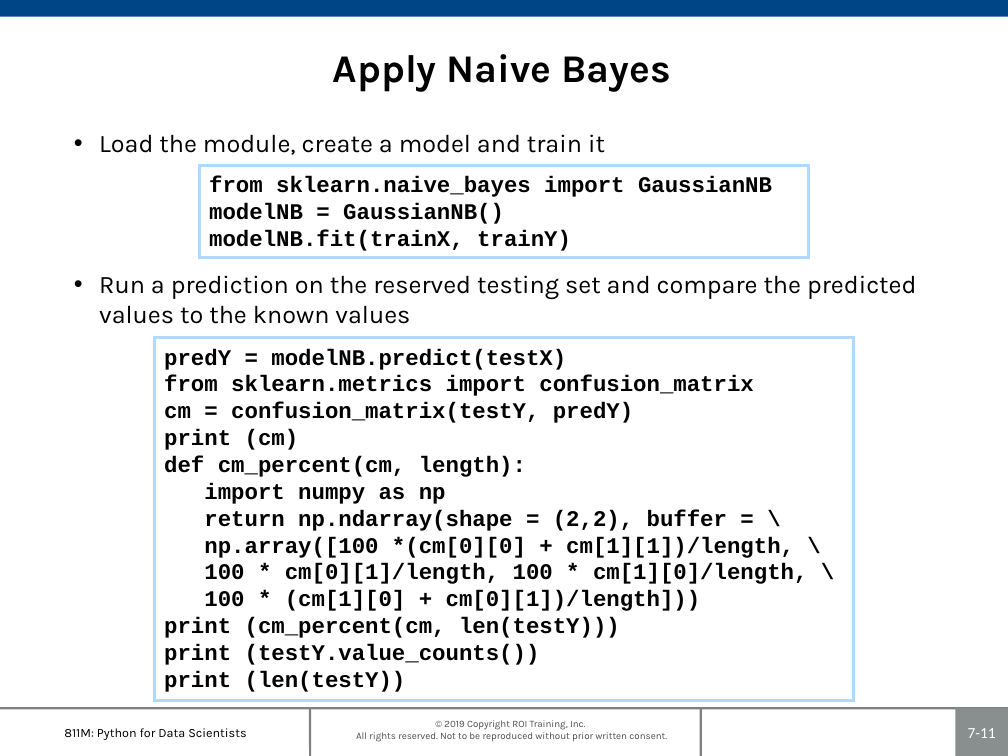
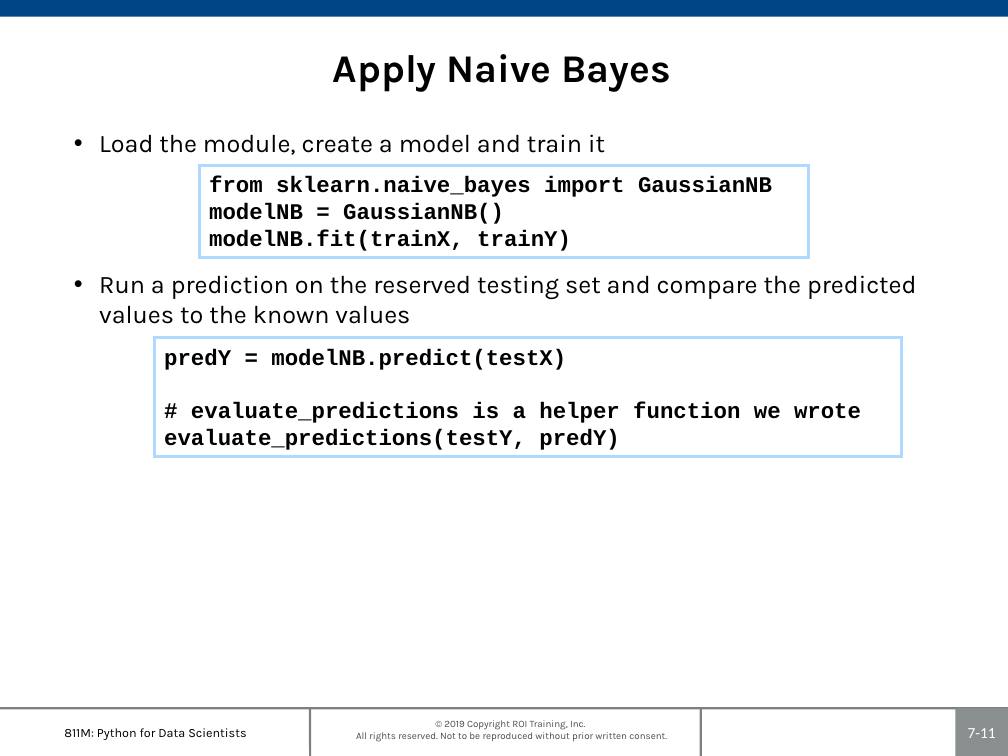
Before and after one commit to roitraining/PythonProgram, a slide deck: slide 11 of Day7-ClassificationAnalysis/Ch07-ClassificationModels.pptx. Drawn at 1008x756 pixels with LibreOffice and Linux fonts; fonts in the diff are those of the drawing; background and template pictures are left out. Boxes give left, top, right and bottom in pixels: in the first picture for what was removed or moved away, otherwise in the second. Text is boxed around its words. In the diff, an @@ line names an element or a change of style, - is before the commit and + after.

Commit message:
0.0.92

```diff
--- a/Day7-ClassificationAnalysis/Ch07-ClassificationModels.pptx
+++ b/Day7-ClassificationAnalysis/Ch07-ClassificationModels.pptx
@@ rectangle "predY = modelNB.predict(testX)": place and size @@
-rectangle "predY = modelNB.predict(testX)" at bbox=[154, 338, 854, 701]
+rectangle "predY = modelNB.predict(testX)" at bbox=[154, 338, 901, 457]
@@ text in rectangle at bbox=[164, 402, 861, 450]: text changed @@
-from sklearn.metrics import confusion_matrix
-cm = confusion_matrix(testY, predY)
-print (cm)
-def cm_percent(cm, length):
-import numpy as np
-return np.ndarray(shape = (2,2), buffer = \
-np.array([100 *(cm[0][0] + cm[1][1])/length, \
-100 * cm[0][1]/length, 100 * cm[1][0]/length, \
-100 * (cm[1][0] + cm[0][1])/length]))
-print (cm_percent(cm, len(testY)))
-print (testY.value_counts())
-print (len(testY))
+# evaluate_predictions is a helper function we wrote
+evaluate_predictions(testY, predY)
```
Also in this commit, not shown: 6 other slides changed.
